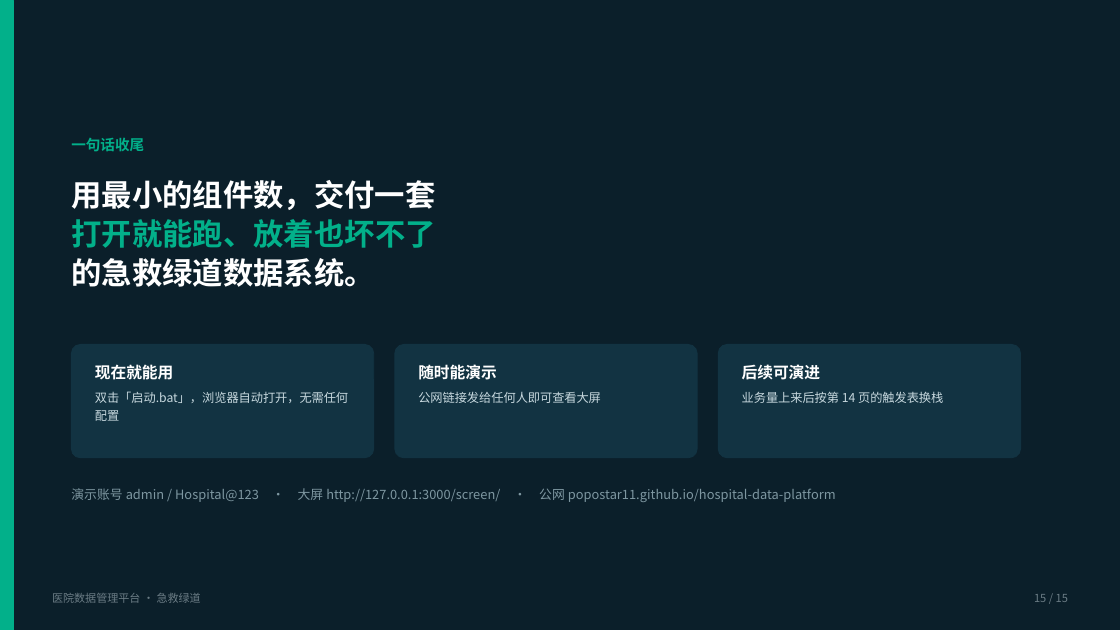
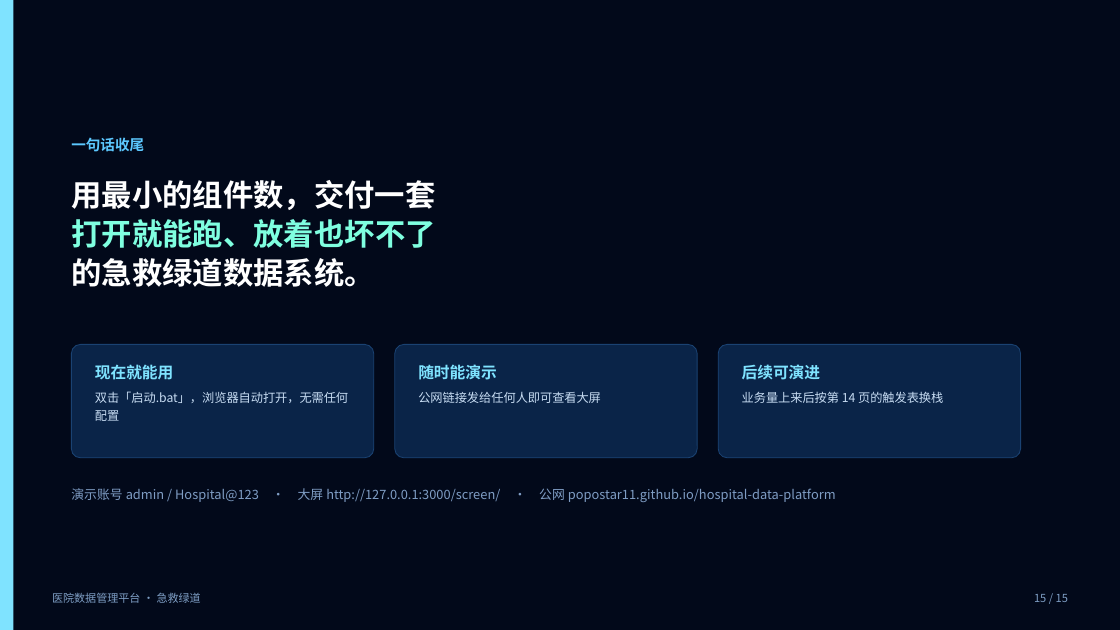
Before and after one commit to popostar11/hospital-data-platform, a slide deck: slide 15 of docs/ppt/医院数据管理平台-项目汇报.pptx. Drawn at 1120x630 pixels with LibreOffice and Linux fonts; fonts in the diff are those of the drawing. Boxes give left, top, right and bottom in pixels: in the first picture for what was removed or moved away, otherwise in the second. Text is boxed around its words. In the diff, an @@ line names an element or a change of style, - is before the commit and + after.

Commit message:
style(ppt): 两份演示稿改用大屏同色系（深色）
配色不再借用参考稿的青绿，改为直接取大屏自身的样式令牌：
  --c-bg-deep #02091A / --c-bg #04122B / 面板叠底 #08224A
  --c-line 柔和化 #1A4272 / --c-cyan #7FE3FF / --c-value #7FFFE0
  --c-text #DCEFFF / --c-text-dim #8FB4DC

改动范围：
- 两份脚本都改为令牌化配色，并支持 --light 切回浅色（便于打印）
- 内容页显式铺一层底色（深色主题必需），卡片加描边、表格换深色表头
- 深色底让大屏与后台截图与版面融为一体，比浅色底更贴合产品

顺带修掉两处构建脚本缺陷：
- band() 的两处调用误把「段落字典」当「run 列表」传入（KeyError: 't'）
- build-ppt.py 缺 import sys，且全局字符串替换误伤了调色板定义本身
  （出现 LABEL_ON_DARK = LABEL_ON_DARK 之类自引用）

验收：两份均为 16:9、0 个形状越界、check_office 结构与内容断言通过、渲染无缺字。

```diff
--- a/docs/ppt/医院数据管理平台-项目汇报.pptx
+++ b/docs/ppt/医院数据管理平台-项目汇报.pptx
@@ rectangle at (0, 0, 1120, 630): fill #0B1F2A to #02091A; outline #0B1F2A 0.75 pt to none @@
@@ rectangle at (0, 0, 13, 630): fill #02B08A to #7FE3FF; outline #02B08A 0.75 pt to none @@
@@ text "一句话收尾" at (71, 137, 144, 152): text colour #02B08A to #5CC8FF @@
@@ text at (71, 219, 435, 248): text colour #02B08A to #7FFFE0 in "打开就能跑、放着也坏不了" @@
@@ fill #123342 to #0A2448; outline #123342 0.75 pt to #1A4272 0.75 pt in 3 elements at (71, 344, 374, 458), (395, 344, 697, 458), (718, 344, 1021, 458) @@
@@ text "现在就能用" at (95, 364, 348, 421): text colour #FFFFFF to #7FE3FF in "现在就能用"; text colour #C7D8DE to #C7DCF2 in "双击「启动.bat」，浏览器自动打开，无需任何配置" @@
@@ text "随时能演示" at (418, 364, 601, 403): text colour #FFFFFF to #7FE3FF in "随时能演示"; text colour #C7D8DE to #C7DCF2 in "公网链接发给任何人即可查看大屏" @@
@@ text "后续可演进" at (742, 364, 943, 403): text colour #FFFFFF to #7FE3FF in "后续可演进"; text colour #C7D8DE to #C7DCF2 in "业务量上来后按第 14 页的触发表换栈" @@
@@ text "演示账号 admin / Hospital@123 · ..." at (71, 488, 836, 502): text colour #7E97A1 to #7F9DC4 @@
@@ text "医院数据管理平台 · 急救绿道" at (52, 593, 201, 603): text colour #6B7C85 to #7E9EC4 @@
@@ text "15 / 15" at (1034, 594, 1068, 602): text colour #6B7C85 to #7E9EC4 @@
```
Also in this commit, not shown: 14 other slides changed, 3 other files.
